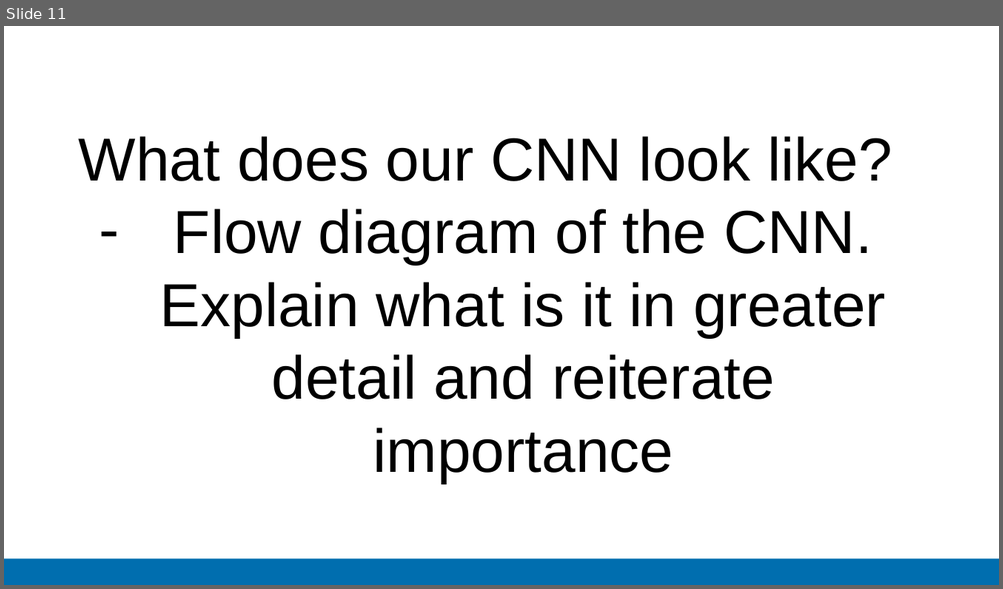
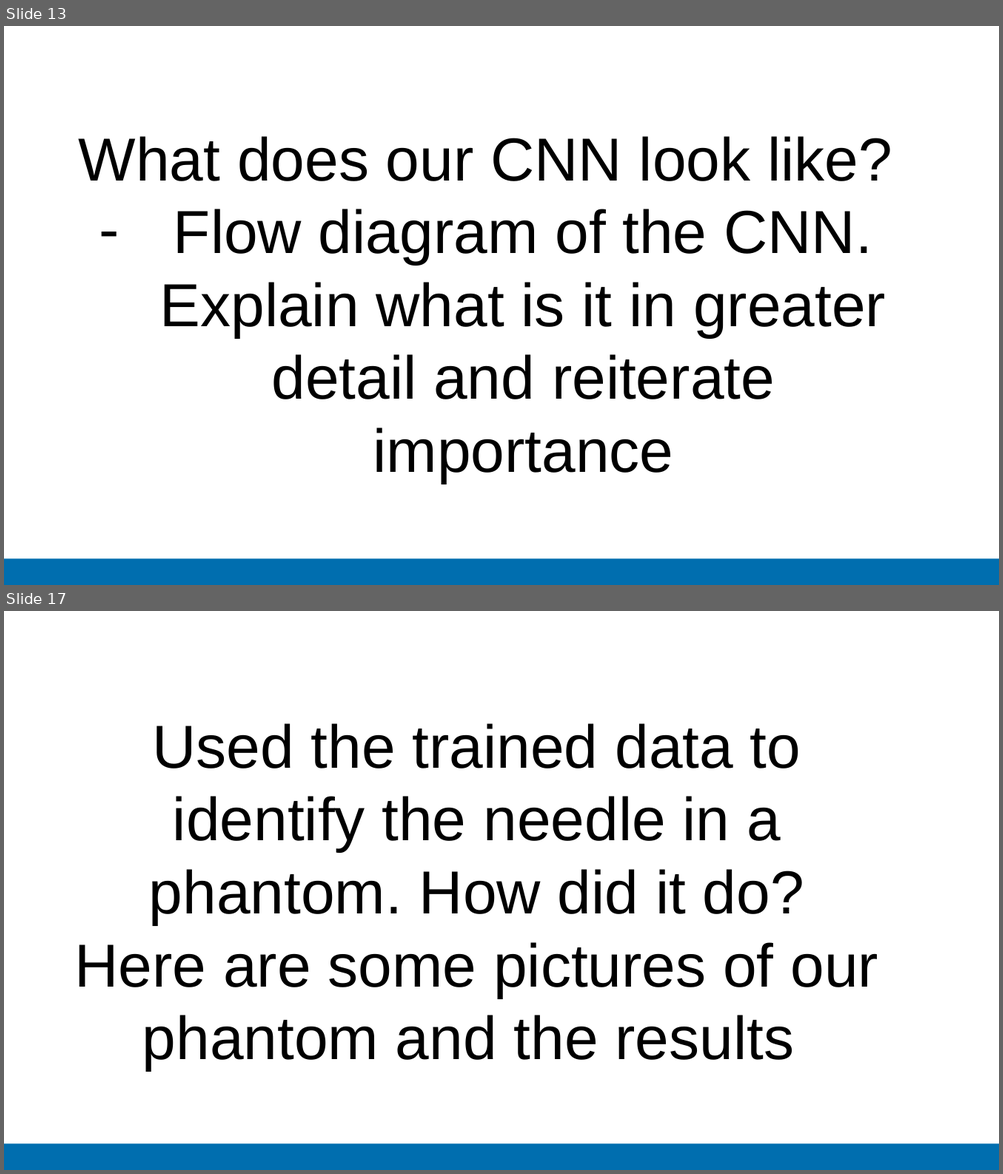
Before and after one commit to zacbaum/Winter-School-Group-2, a slide deck: Imperial College Presentation Template.pptx. Shown one above the other, each under a label of ours: slide 11 before the commit, slides 13 and 17 after it; the slides between them are not shown. The pictures are 1003x589 and 1003x1174 pixels, drawn with LibreOffice and Linux fonts; fonts in the diff are those of the drawing; background and template pictures are left out. Boxes give left, top, right and bottom in pixels: in the first picture for what was removed or moved away, otherwise in the second. Text is boxed around its words. In the diff, an @@ line names an element or a change of style, - is before the commit and + after.

```diff
--- a/Imperial College Presentation Template.pptx
+++ b/Imperial College Presentation Template.pptx
@@ slide 17 added at (4,611,999,1170), background #FFFFFF; not listed: 1 template element that a slide beside it also shows @@
@@ text added at (74,723,878,1071), 44 pt, text #000000 @@
+Used the trained data to identify the needle in a phantom. How did it do?
+Here are some pictures of our phantom and the results
@@ what was slide 11 is now slide 13 @@
```
Also in this commit, not shown: 3 slides changed, 8 other slides added, 2 slides removed.
